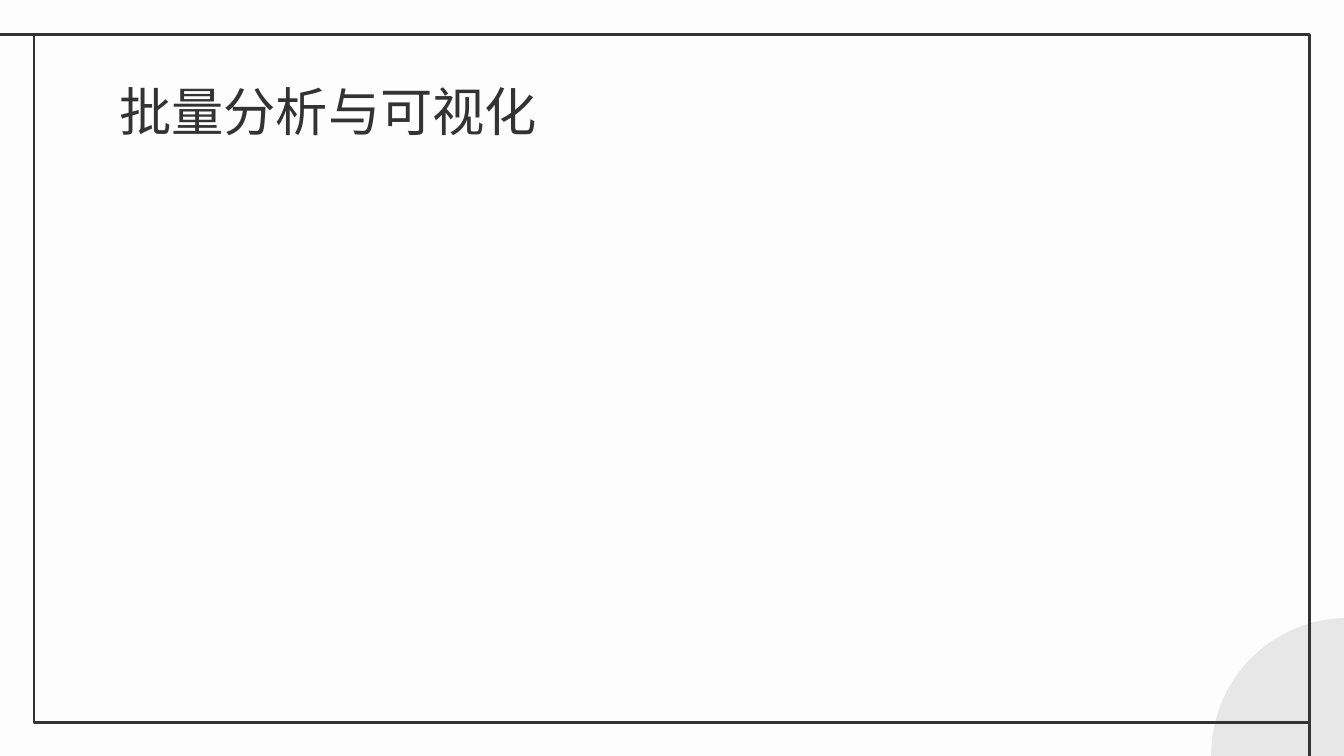
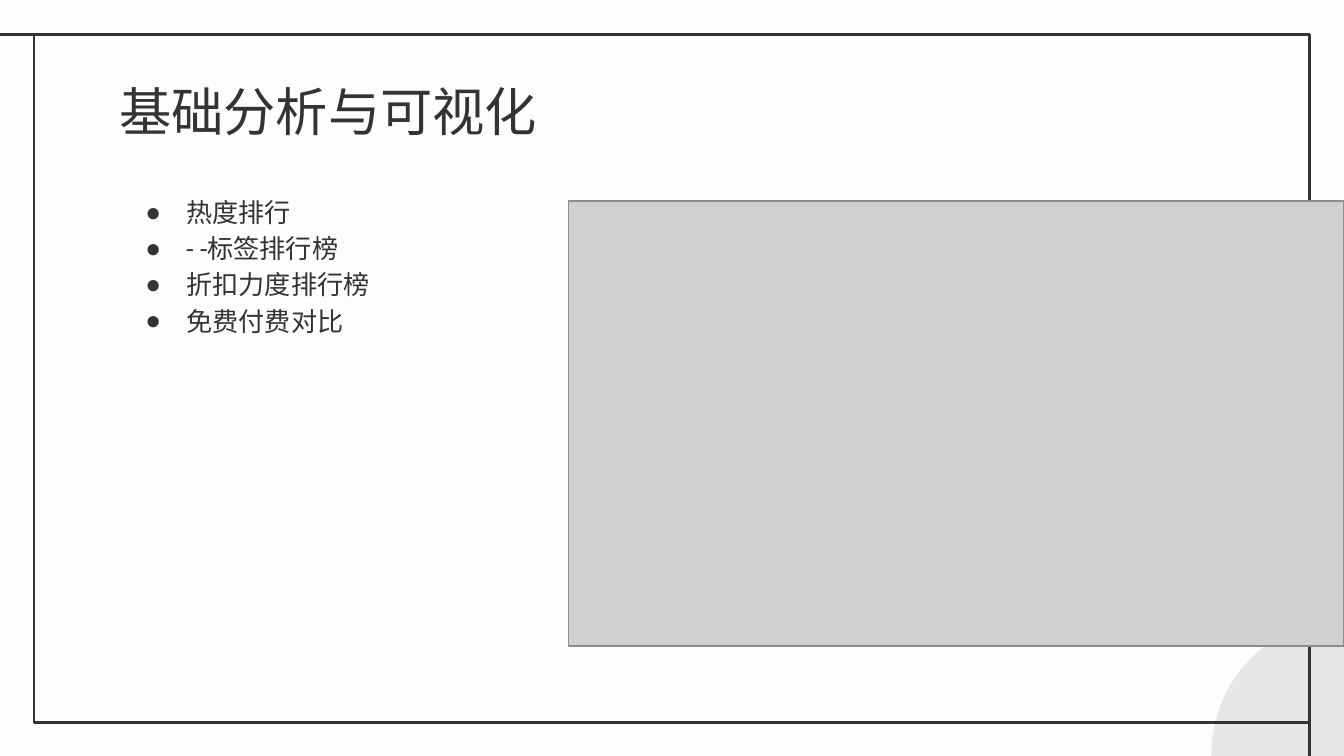
Before and after one commit to sky888galaxy/steam-spider, a slide deck: slide 12 of docs/答辩.pptx (slide 9 before the commit). Drawn at 1344x756 pixels with LibreOffice and Linux fonts; fonts in the diff are those of the drawing; grey boxes stand for pictures. Boxes give left, top, right and bottom in pixels: in the first picture for what was removed or moved away, otherwise in the second. Text is boxed around its words. In the diff, an @@ line names an element or a change of style, - is before the commit and + after.

```diff
--- a/docs/答辩.pptx
+++ b/docs/答辩.pptx
@@ title at <box>119,87,537,135</box>: text changed @@
-批量分析与可视化
+基础分析与可视化
@@ text added at <box>186,200,369,333</box>, 14 pt, text #333333 @@
+● 热度排行
+● - -标签排行榜
+● 折扣力度排行榜
+● 免费付费对比
@@ picture added at <box>569,202,1344,646</box> @@
```
Also in this commit, not shown: 7 other slides changed, 10 slides added, 2 slides removed, 3 other files.
